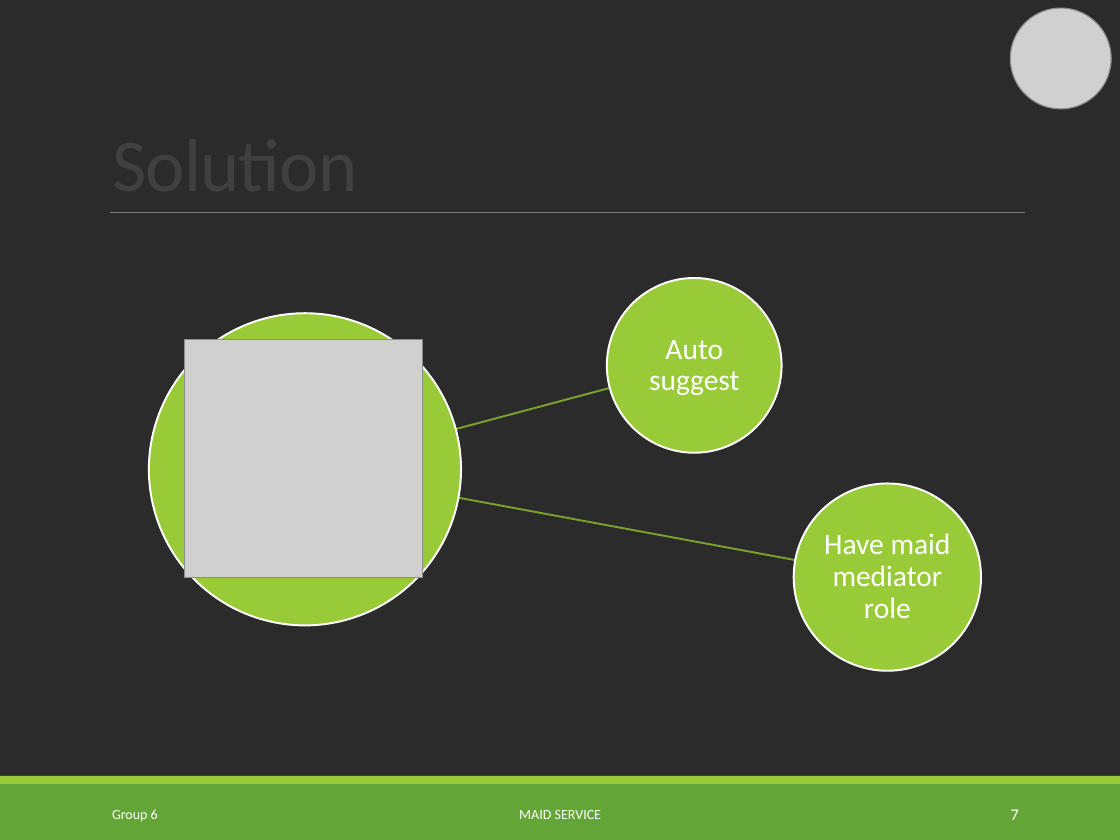
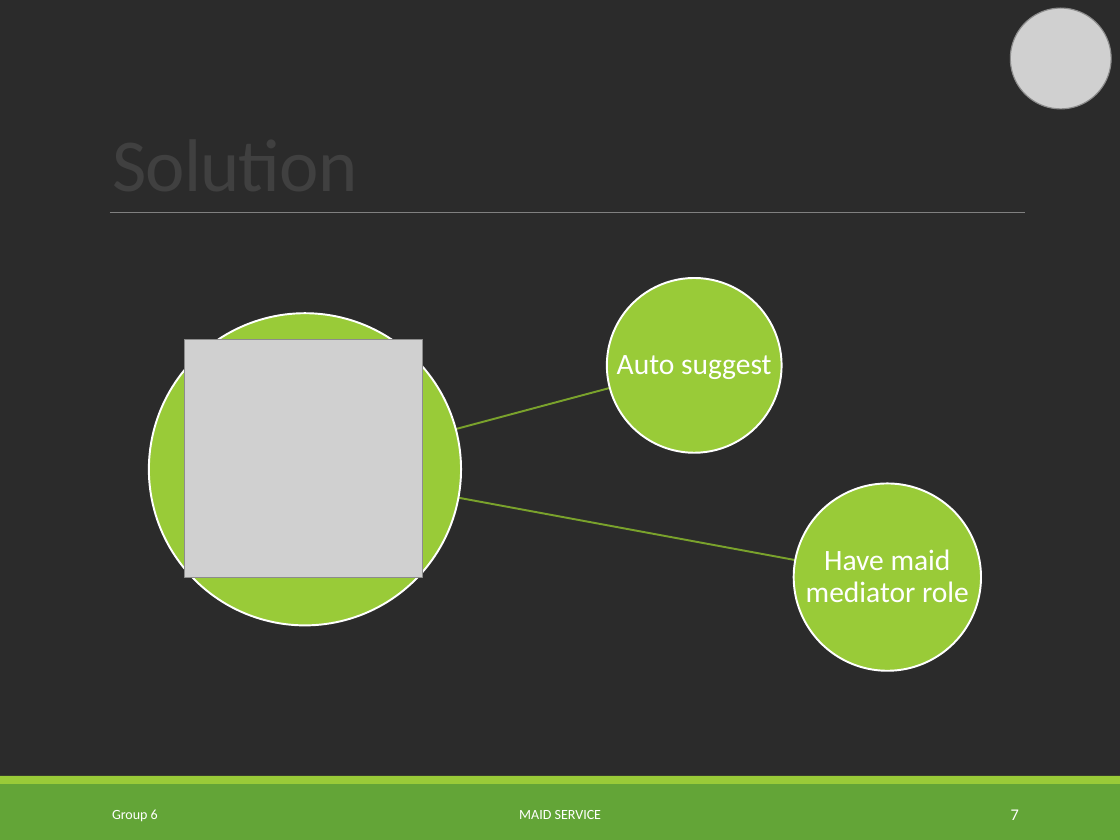
Before and after one commit to TuanBT/ms-website, a slide deck: slide 7 of Presentation/MS_Slide.pptx. Drawn at 1120x840 pixels with LibreOffice and Linux fonts; fonts in the diff are those of the drawing; grey boxes stand for pictures; background and template pictures are left out; a plain dark background stands for a picture behind light text. Boxes give left, top, right and bottom in pixels: in the first picture for what was removed or moved away, otherwise in the second. Text is boxed around its words. In the diff, an @@ line names an element or a change of style, - is before the commit and + after.

```diff
--- a/Presentation/MS_Slide.pptx
+++ b/Presentation/MS_Slide.pptx
@@ text "Auto suggest" rewrapped from (649, 340, 739, 395) to (617, 355, 772, 379) @@
@@ text "Have maid mediator role" rewrapped from (824, 533, 951, 618) to (806, 549, 969, 602) @@
```
Also in this commit, not shown: 9 other slides changed.
